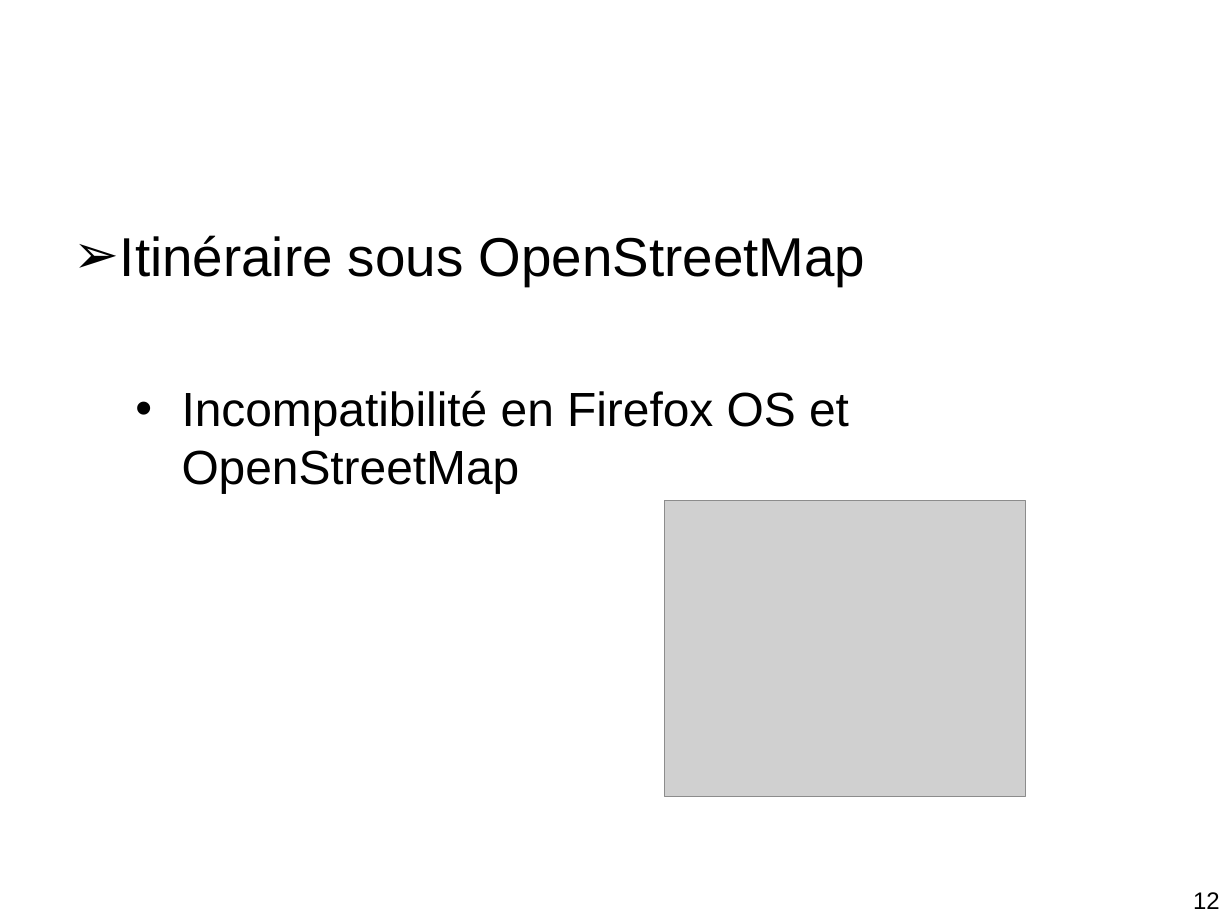
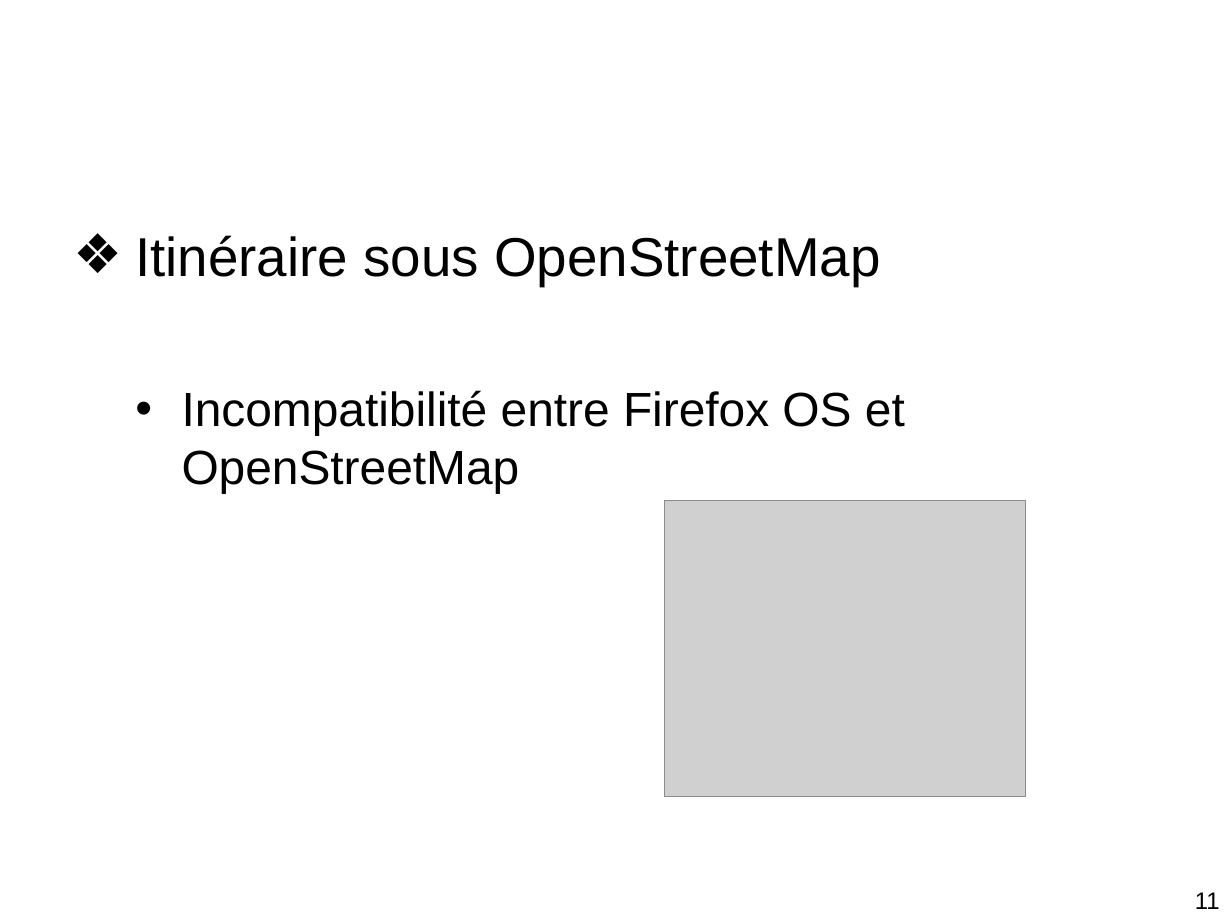
Before and after one commit to axelajv/FirefoxOS-ProjetDLL, a slide deck: slide 11 of PowerPoint/PPT Projet-DLL.ppt (slide 12 before the commit). Drawn at 1232x924 pixels with LibreOffice and Linux fonts; fonts in the diff are those of the drawing; grey boxes stand for pictures; background and template pictures are left out. Boxes give left, top, right and bottom in pixels: in the first picture for what was removed or moved away, otherwise in the second. Text is boxed around its words. In the diff, an @@ line names an element or a change of style, - is before the commit and + after.

```diff
--- a/PowerPoint/PPT Projet-DLL.ppt
+++ b/PowerPoint/PPT Projet-DLL.ppt
@@ text at box(135, 235, 880, 286): bullet ➢ to ❖ @@
@@ text at box(182, 390, 905, 493): text changed @@
-  • Incompatibilité en Firefox OS et OpenStreetMap
+  • Incompatibilité entre Firefox OS et OpenStreetMap
@@ page number at box(1195, 892, 1220, 909): text changed @@
-12
+11
```
Also in this commit, not shown: 6 other slides changed, 1 slide added, 1 slide removed.
